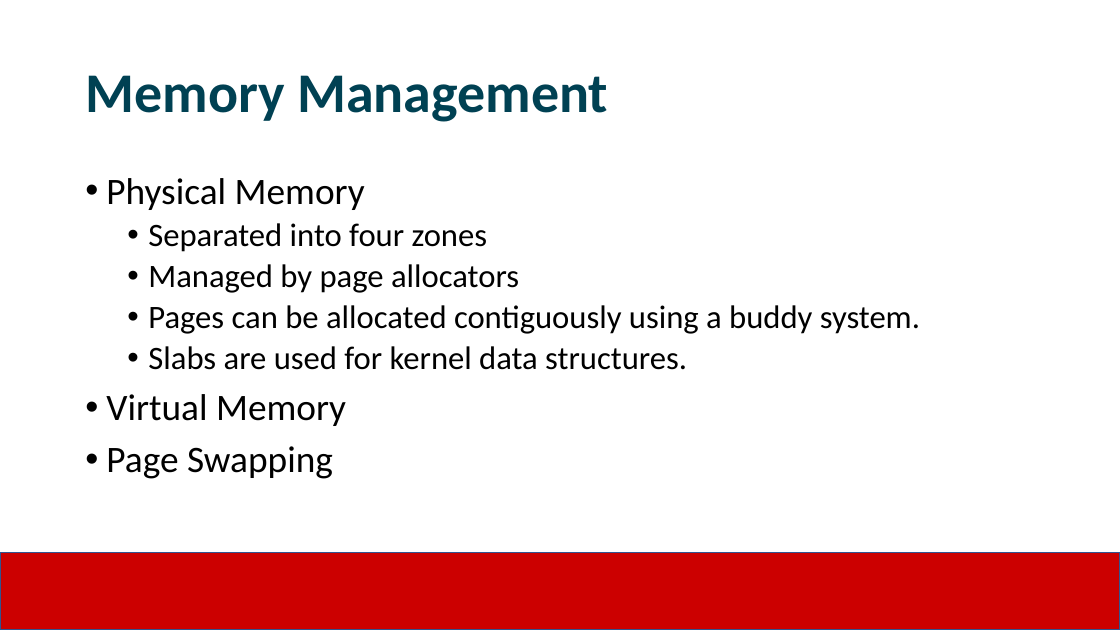
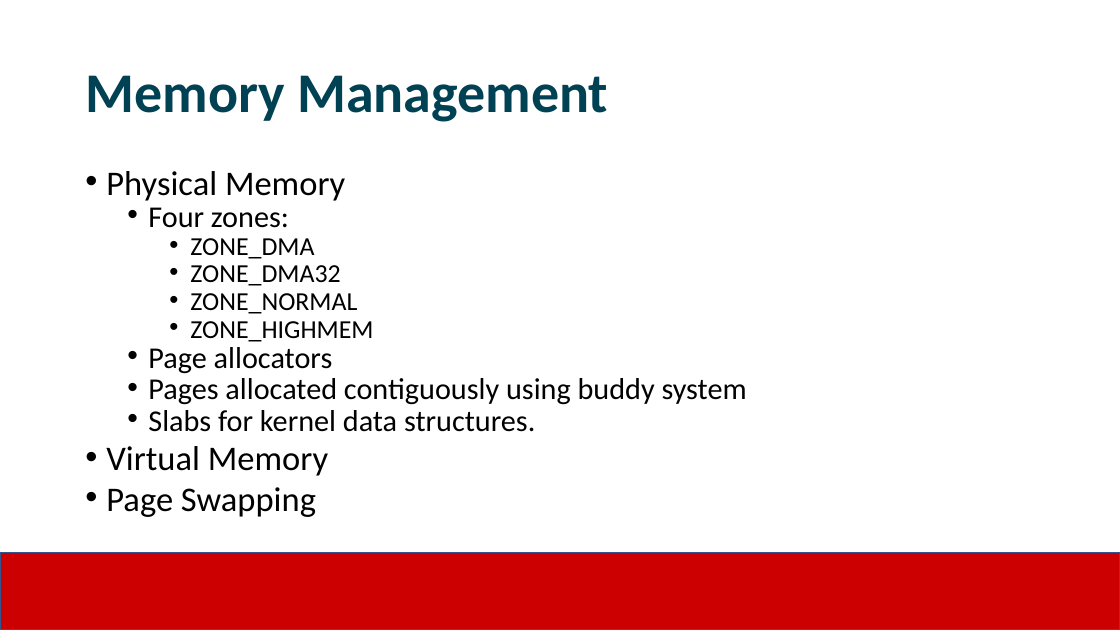
Before and after one commit to JimmyJHickey/Rambunctious-Homunculi, a slide deck: slide 3 of reports/RedHat_Presentation.pptx. Drawn at 1120x630 pixels with LibreOffice and Linux fonts; fonts in the diff are those of the drawing; background and template pictures are left out. Boxes give left, top, right and bottom in pixels: in the first picture for what was removed or moved away, otherwise in the second. Text is boxed around its words. In the diff, an @@ line names an element or a change of style, - is before the commit and + after.

```diff
--- a/reports/RedHat_Presentation.pptx
+++ b/reports/RedHat_Presentation.pptx
@@ text at (x1=106, y1=171, x2=345, y2=517): size 32 to 29.6 pt in "Physical Memory", "Virtual Memory", "Page Swapping"; line spacing 0.9 to 0.7 @@
@@ text at (x1=148, y1=207, x2=747, y2=432): text changed; size 28 to 25.9 pt @@
-  • Separated into four zones
-  • Managed by page allocators
-  • Pages can be allocated contiguously using a buddy system.
-  • Slabs are used for kernel data structures.
+  • Four zones:
+    • ZONE_DMA
+    • ZONE_DMA32
+    • ZONE_NORMAL
+    • ZONE_HIGHMEM
+  • Page allocators
+  • Pages allocated contiguously using buddy system
+  • Slabs for kernel data structures.
```
Also in this commit, not shown: 4 other slides changed, 1 slide added, 3 other files.
